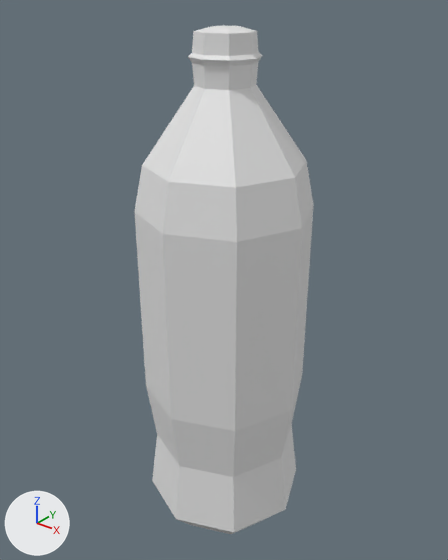
Two versions of the FBX model Source/SmallProps/EXPORTS/SodaBottle.FBX, one commit apart.
Both versions are drawn from a 50 mm camera at (0.268, -0.336, 0.428) aimed at (-0.005, 0.005, 0.216). The lights are fixed; the arrows at lower left show +X, +Y and +Z. Where no turn or scale is listed for an object, it has been applied to the vertices.
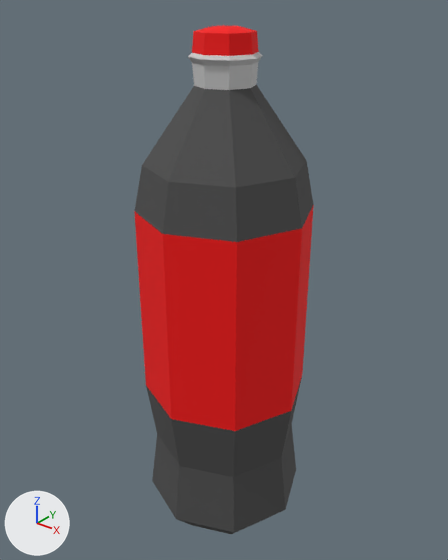
Pixel boxes (x1, y1, x2, y2) of what changed, in the pictures (448 x 560 px):
part 1 of me_mesh, recoloured: (188, 52, 263, 90) in both
part 2 of me_mesh, recoloured (grey to red): (192, 25, 259, 56) in both
part 3 of me_mesh, recoloured (grey to red): (134, 205, 314, 431) in both
part 4 of me_mesh, recoloured: (135, 85, 314, 534) in both

Diff of the bpy script that builds the scene:
```diff
--- a/Source/SmallProps/EXPORTS/SodaBottle.FBX.py
+++ b/Source/SmallProps/EXPORTS/SodaBottle.FBX.py
@@ mat_drink_bottlemat @@
+mat_drink_bottlemat = principled_material('Drink/BottleMat')
+mat_drink_bottlemat.base_color = (0.0706, 0.0706, 0.0706)  # dark grey #4b4b4b
+mat_drink_bottlemat.roughness = 0.859
@@ mat_buttonpanel @@
+mat_buttonpanel = principled_material('ButtonPanel')
+mat_buttonpanel.base_color = (0.588, 0.588, 0.588)  # light grey #cacaca
+mat_buttonpanel.roughness = 0.859
@@ mat_labelmat @@
+mat_labelmat = principled_material('LabelMat')
+mat_labelmat.base_color = (0.922, 0.0, 0.0)  # red #f60000
+mat_labelmat.roughness = 0.859
@@ me_mesh @@
 me_mesh.from_pydata(...)  # 98 vertices, 104 faces; spans x -0.066..0.066, y -0.066..0.066, z 0.0..0.4
 # used by ob_cylinder001; location = (0.0, 0.0, 0.0)
+# me_mesh part 1: all 24 faces centred in x -0.02..0.02, y -0.02..0.02, z 0.371..0.383 switch from no material to mat_buttonpanel (light grey #cacaca)
+# me_mesh part 2: all 24 faces centred in x -0.018..0.018, y -0.018..0.018, z 0.391..0.4 switch from no material to mat_labelmat (red #f60000)
+# me_mesh part 3: all 8 faces centred in x -0.056..0.056, y -0.056..0.056, z 0.202 switch from no material to mat_labelmat (red #f60000)
+# me_mesh part 4: all 48 faces centred in x -0.053..0.053, y -0.053..0.053, z 0.007..0.337 switch from no material to mat_drink_bottlemat (dark grey #4b4b4b)
```
